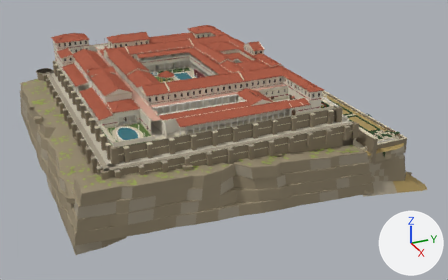
Before and after pictures for a commit that changed the glTF model nero-rome-reader /assets/models/rome/parts/rome_tiberiana_parts.glb.
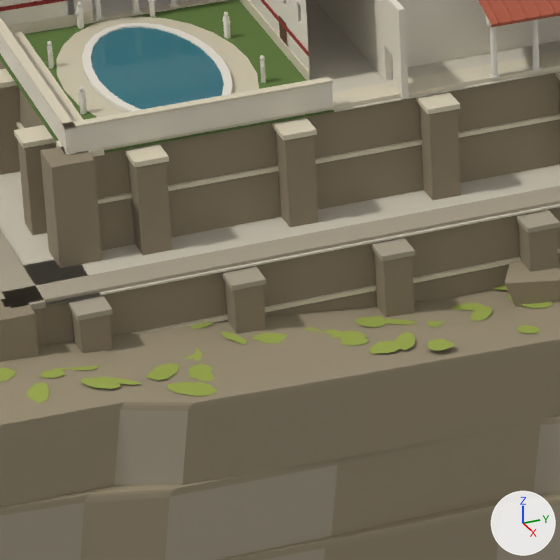
Old and new are each drawn whole from a 50 mm camera at (295.5, -103.9, 109.7) aimed at (10.8, 24.3, -32.7) and again close up on the part from 23% to 43% of the width and 44% to 75% of the height. Arrows for +X, +Y and +Z are at lower right; the lights stay in place. The first two pictures are the older version. Where no turn or scale is listed for an object, it has been applied to the vertices. Vertices at exactly the same position are counted once.

Objects in the first close-up: 'room_C01', 'room_E09', 'tib_base', 'tib_f1', 'tib_garden', 'tib_roof' and 2 more.
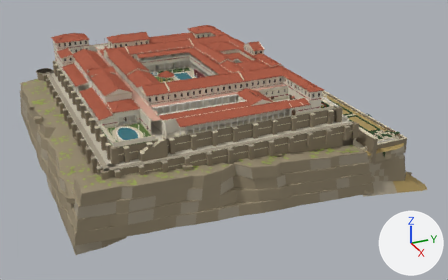
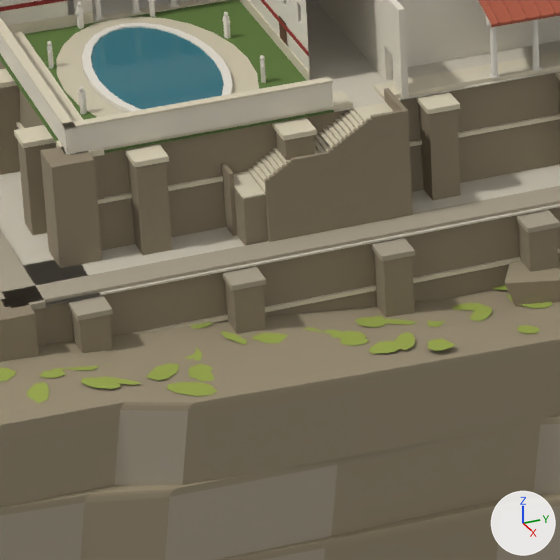
The change, as a list of edits to the scene's bpy script:
```text
Change me_tib_base:
    used by ob_tib_base; location = (0.0, 0.0, 0.0)
    remove me_tib_base.from_pydata(...)  # 23028 vertices, 30829 faces; spans x -83.0..83.0, y -73.0..113.0, z -47.0..1.0
    add me_tib_base.from_pydata(...)  # 23408 vertices, 31537 faces; spans x -83.0..83.0, y -73.0..113.0, z -47.0..1.0
    me_tib_base part 1: a new loose piece, a box spanning x 64.6..68.45, y -30.61..-28.39, z -0.05..0.05, in mat_travertine (beige #d6ccb3)
    me_tib_base part 2: a new loose piece, a box spanning x 64.6..68.45, y -30.91..-30.59, z -0.23..-0.13, in mat_travertine (beige #d6ccb3)
    me_tib_base part 3: a new loose piece, a box spanning x 64.6..68.45, y -31.21..-30.89, z -0.42..-0.32, in mat_travertine (beige #d6ccb3)
    me_tib_base part 4: a new loose piece, a box spanning x 64.6..68.45, y -31.51..-31.19, z -0.6..-0.5, in mat_travertine (beige #d6ccb3)
    me_tib_base part 5: a new loose piece, a box spanning x 64.6..68.45, y -31.81..-31.49, z -0.79..-0.69, in mat_travertine (beige #d6ccb3)
    me_tib_base part 6: a new loose piece, a box spanning x 64.6..68.45, y -32.11..-31.79, z -0.97..-0.87, in mat_travertine (beige #d6ccb3)
    me_tib_base part 7: a new loose piece, a box spanning x 64.6..68.45, y -32.41..-32.09, z -1.15..-1.05, in mat_travertine (beige #d6ccb3)
    me_tib_base part 8: a new loose piece, a box spanning x 64.6..68.45, y -32.71..-32.39, z -1.34..-1.24, in mat_travertine (beige #d6ccb3)
    me_tib_base part 9: a new loose piece, a box spanning x 64.6..68.45, y -33.01..-32.69, z -1.52..-1.42, in mat_travertine (beige #d6ccb3)
    me_tib_base part 10: a new loose piece, a box spanning x 64.6..68.45, y -33.31..-32.99, z -1.71..-1.61, in mat_travertine (beige #d6ccb3)
    me_tib_base part 11: a new loose piece, a box spanning x 64.6..68.45, y -33.61..-33.29, z -1.89..-1.79, in mat_travertine (beige #d6ccb3)
    me_tib_base part 12: a new loose piece, a box spanning x 64.6..68.45, y -36.21..-33.59, z -2.07..-1.97, in mat_travertine (beige #d6ccb3)
    me_tib_base part 13: a new loose piece, a box spanning x 64.6..68.45, y -36.51..-36.19, z -2.26..-2.16, in mat_travertine (beige #d6ccb3)
    me_tib_base part 14: a new loose piece, a box spanning x 64.6..68.45, y -36.81..-36.49, z -2.44..-2.34, in mat_travertine (beige #d6ccb3)
    me_tib_base part 15: a new loose piece, a box spanning x 64.6..68.45, y -37.11..-36.79, z -2.62..-2.52, in mat_travertine (beige #d6ccb3)
    me_tib_base part 16: a new loose piece, a box spanning x 64.6..68.45, y -37.41..-37.09, z -2.81..-2.71, in mat_travertine (beige #d6ccb3)
    me_tib_base part 17: a new loose piece, a box spanning x 64.6..68.45, y -37.71..-37.39, z -2.99..-2.89, in mat_travertine (beige #d6ccb3)
    me_tib_base part 18: a new loose piece, a box spanning x 64.6..68.45, y -38.01..-37.69, z -3.18..-3.08, in mat_travertine (beige #d6ccb3)
    me_tib_base part 19: a new loose piece, a box spanning x 64.6..68.45, y -39.51..-37.99, z -3.36..-3.26, in mat_travertine (beige #d6ccb3)
    me_tib_base part 20: a new loose piece of 220 vertices spanning x 65.0..69.0, y -40.0..-28.0, z -7.0..1.0, in mat_tuff (brown #8f826b)
    other edits to the shape of me_tib_base do not show in these pictures
```

Where the change shows, as pixel boxes [x1, y1, x2, y2] in the close-ups (560 x 560 px):
part 1 of me_tib_base, added
    after: [354, 102, 393, 122]
part 2 of me_tib_base, added
    after: [348, 109, 364, 125]
part 3 of me_tib_base, added
    after: [344, 112, 359, 128]
part 4 of me_tib_base, added
    after: [340, 115, 355, 132]
part 5 of me_tib_base, added
    after: [335, 118, 351, 135]
part 6 of me_tib_base, added
    after: [331, 122, 347, 138]
part 7 of me_tib_base, added
    after: [327, 125, 342, 142]
part 8 of me_tib_base, added
    after: [323, 128, 338, 145]
part 9 of me_tib_base, added
    after: [319, 132, 334, 148]
part 10 of me_tib_base, added
    after: [315, 135, 330, 152]
part 11 of me_tib_base, added (mostly hidden)
    after: [314, 138, 326, 153]
part 12 of me_tib_base, added (mostly hidden)
    after: [273, 146, 320, 164]
part 13 of me_tib_base, added
    after: [269, 151, 284, 168]
part 14 of me_tib_base, added
    after: [265, 155, 279, 171]
part 15 of me_tib_base, added
    after: [261, 158, 275, 174]
part 16 of me_tib_base, added
    after: [256, 161, 271, 178]
part 17 of me_tib_base, added
    after: [252, 165, 267, 183]
part 18 of me_tib_base, added
    after: [248, 168, 265, 192]
part 19 of me_tib_base, added (beige)
    after: [234, 173, 265, 199]
part 20 of me_tib_base, added (brown)
    after: [221, 88, 413, 245]
